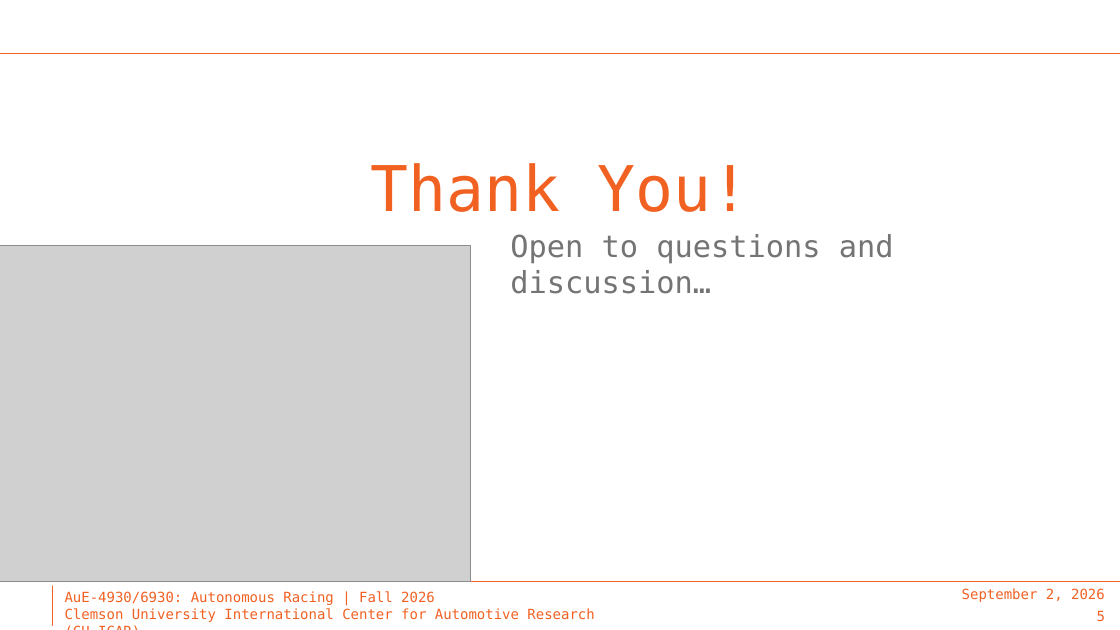
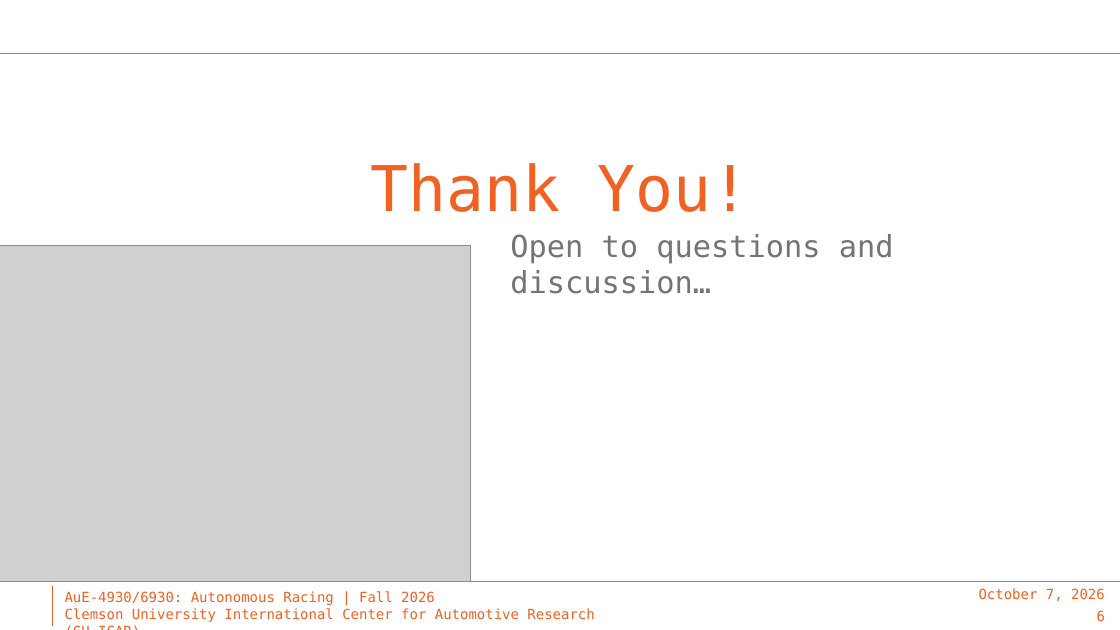
Before and after one commit to Tinker-Twins/AuE-X930-Autonomous-Racing, a slide deck: slide 6 of LAB-02 Autonomy Onramp/Lab-02.pptx (slide 5 before the commit). Drawn at 1120x630 pixels with LibreOffice and Linux fonts; fonts in the diff are those of the drawing; grey boxes stand for pictures; background and template pictures are left out. Boxes give left, top, right and bottom in pixels: in the first picture for what was removed or moved away, otherwise in the second. Text is boxed around its words. In the diff, an @@ line names an element or a change of style, - is before the commit and + after.

```diff
--- a/LAB-02 Autonomy Onramp/Lab-02.pptx
+++ b/LAB-02 Autonomy Onramp/Lab-02.pptx
@@ text at (979,588,1105,601): text changed @@
-September 2, 2026
+October 7, 2026
@@ page number at (1097,610,1105,621): text changed @@
-5
+6
```
Also in this commit, not shown: 4 other slides changed, 1 slide added.
